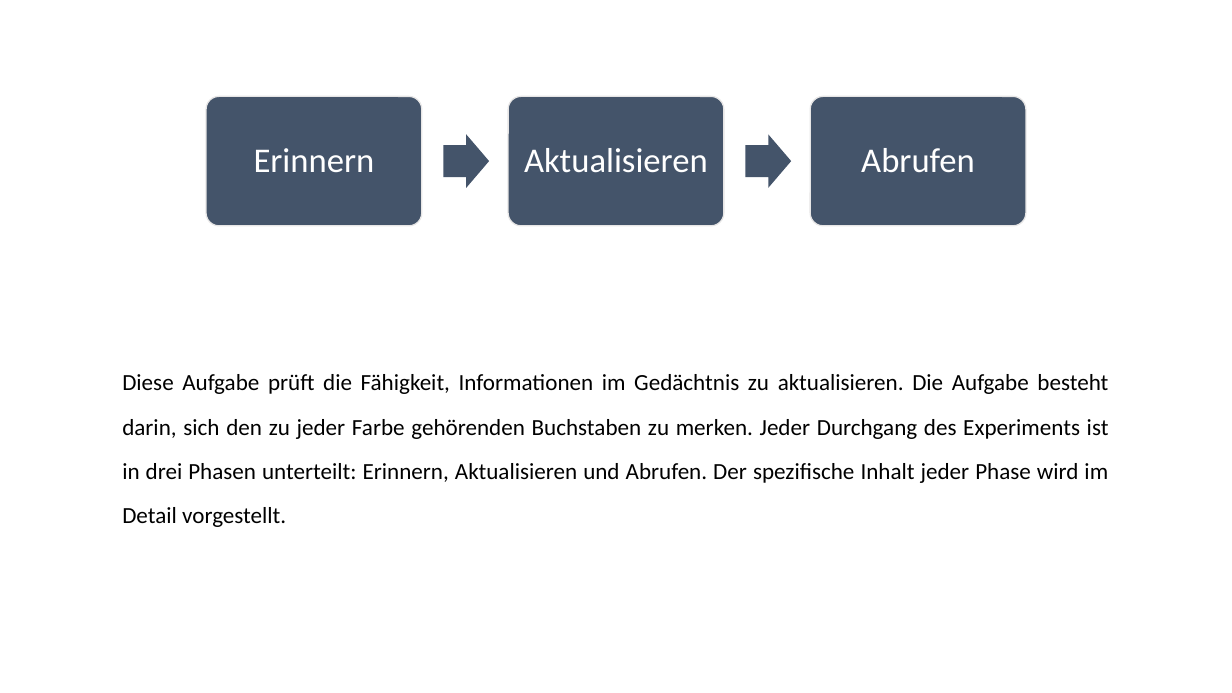
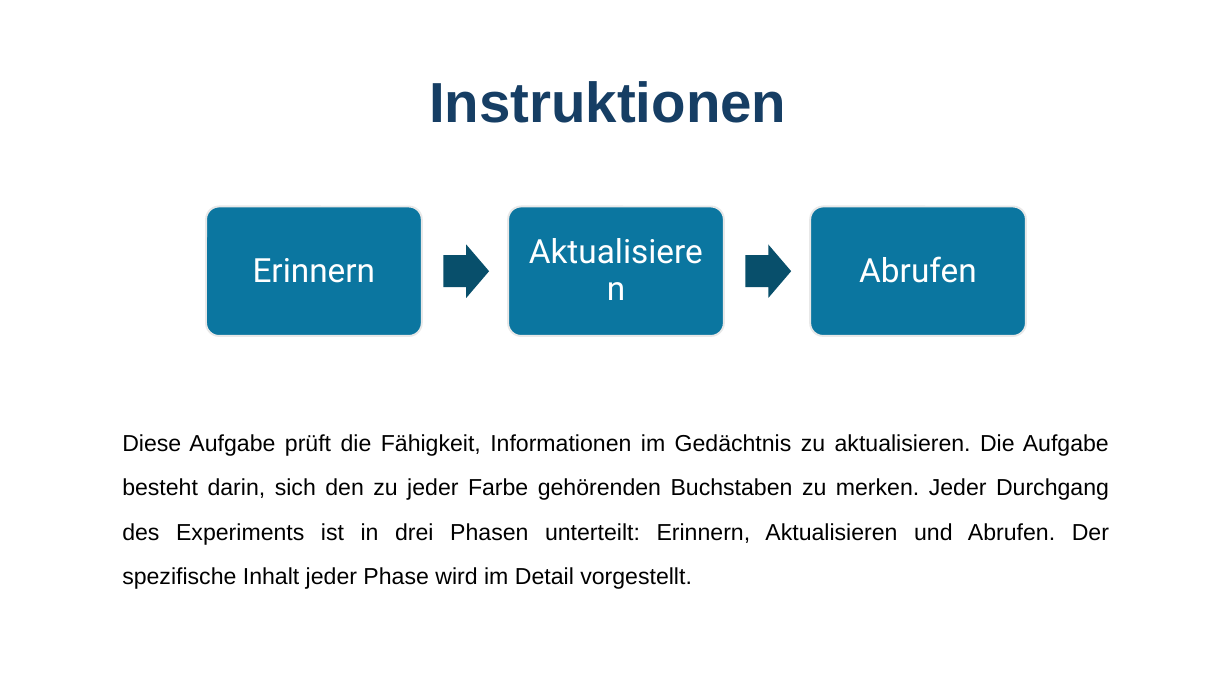
Before and after one commit to GidonFrischkorn/Ambizione-IndividualDifferencesStudy, a slide deck: slide 1 of tasks/letter-updating-task/assets/images/instruction-de/instruction.pptx. Drawn at 1232x693 pixels with LibreOffice and Linux fonts; fonts in the diff are those of the drawing. Boxes give left, top, right and bottom in pixels: in the first picture for what was removed or moved away, otherwise in the second. Text is boxed around its words. In the diff, an @@ line names an element or a change of style, - is before the commit and + after.

```diff
--- a/tasks/letter-updating-task/assets/images/instruction-de/instruction.pptx
+++ b/tasks/letter-updating-task/assets/images/instruction-de/instruction.pptx
@@ text added at [429,81,786,123], 44 pt, text #163E64, bold @@
+Instruktionen
@@ fill #44546A to #0B76A0; outline #E7E6E6 1 pt to #E8E8E8 1.5 pt in 3 elements at [206,206,422,335], [508,206,725,335], [811,206,1027,335] @@
@@ size 27 to 26 pt, font Calibri to Roboto in 3 elements at [253,258,376,283], [512,211,720,333], [859,256,976,283] @@
@@ right arrow at [444,245,490,299]: fill #44546A to #084F6A @@
@@ 3 texts, 3 rounded rectangles, 2 right arrows: place and size @@
-3 texts, 3 rounded rectangles, 2 right arrows at [206,96,1027,226]
+3 texts, 3 rounded rectangles, 2 right arrows at [206,206,1027,335]
@@ right arrow at [746,245,792,299]: fill #44546A to #084F6A @@
@@ text "Diese Aufgabe prüft die Fähigkeit, ...": place and size @@
-text "Diese Aufgabe prüft die Fähigkeit, ..." at [122,374,1109,527]
+text "Diese Aufgabe prüft die Fähigkeit, ..." at [122,434,1109,589]
@@ text "Diese Aufgabe prüft die Fähigkeit, ..." at [122,434,1109,589]: font Calibri to Arial @@
```
Also in this commit, not shown: 3 other slides changed, 5 other files.
